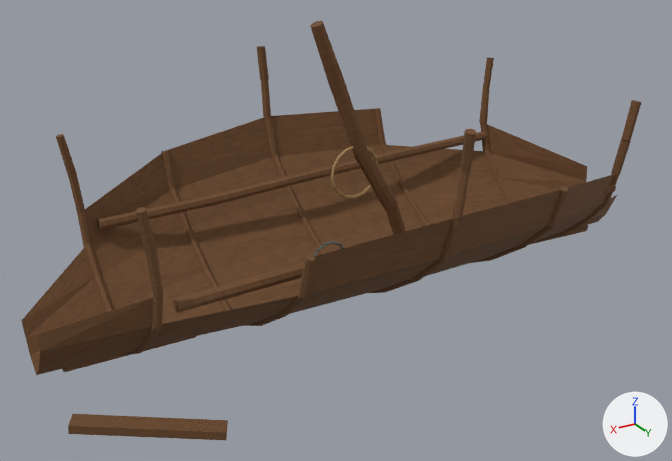
A saved change to the OBJ model Assets/ProjectOEN/ProductionArt/Meshes/environment_set_dressing/en-001_shipwreck_hull_chunk__large.obj.
Rendered twice from a 50 mm lens placed at (2.73, 4.42, 2.7), pointed at (0.11, 0.04, 0.51). The lights are fixed; the arrows at lower right show +X, +Y and +Z. The first picture is the older version. Where no turn or scale is listed for an object, it has been applied to the vertices. Vertices at exactly the same position are counted once.

Objects in the first picture: 'en-001_shipwreck_hull_chunk__large'.
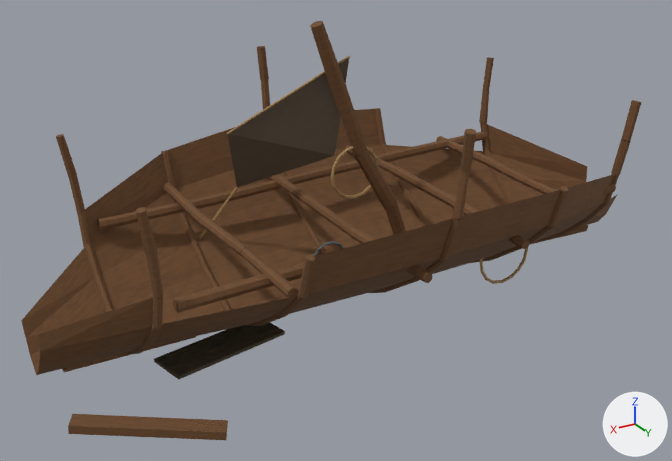
Where the change shows, as pixel boxes (x1, y1, x2, y2) in the pictures (672 x 461 px):
part 1 of me_en_001_shipwreck_hull_chunk__large, added
    after: (479, 248, 528, 284)
part 2 of me_en_001_shipwreck_hull_chunk__large, added
    after: (436, 136, 587, 212)
part 3 of me_en_001_shipwreck_hull_chunk__large, added
    after: (345, 145, 529, 249)
part 4 of me_en_001_shipwreck_hull_chunk__large, added
    after: (268, 174, 433, 283)
part 5 of me_en_001_shipwreck_hull_chunk__large, added
    after: (163, 183, 298, 300)
part 6 of me_en_001_shipwreck_hull_chunk__large, added (brown)
    after: (199, 56, 350, 239)
part 7 of me_en_001_shipwreck_hull_chunk__large, added
    after: (154, 323, 285, 379)

Edits to the bpy script that builds the scene:
```text
Add img_mud_albedo_png:
    img_mud_albedo_png = load_image('mud_albedo.png', '../../Materials/Textures/mud_albedo.png', 1024, 1024, 'sRGB')
Add img_cloth_albedo_png:
    img_cloth_albedo_png = load_image('cloth_albedo.png', '../../Materials/Textures/cloth_albedo.png', 1024, 1024, 'sRGB')
Add mat_mud:
    mat_mud = principled_material('Mud')
    mat_mud.texture = img_mud_albedo_png
    mat_mud.roughness = 0.89
Add mat_cloth:
    mat_cloth = principled_material('Cloth')
    mat_cloth.texture = img_cloth_albedo_png
    mat_cloth.roughness = 0.89
Change me_en_001_shipwreck_hull_chunk__large:
    used by ob_en_001_shipwreck_hull_chunk__large; location = (0.0, 0.0, 0.0)
    verts and faces of me_en_001_shipwreck_hull_chunk__large; kept vertices keep their numbers, new ones are numbered from 1236
    remove me_en_001_shipwreck_hull_chunk__large.from_pydata(...)  # 1236 vertices, 2492 faces; spans x -2.15..1.93, y -1.13..1.13, z 0.01..1.73
    add me_en_001_shipwreck_hull_chunk__large.from_pydata(...)  # 1559 vertices, 3096 faces; spans x -2.15..1.93, y -1.13..1.13, z 0.01..1.73
    me_en_001_shipwreck_hull_chunk__large part 1: the loose piece of 80 vertices spanning x -0.25..0.09, y -0.06..-0.04, z 0.65..0.99 is copied, and the copy is scaled about its middle by (1.12, 1, 1.12), then moved by (-0.7, 0.59, -0.48); it spans x -0.97..-0.59, y 0.53..0.55, z 0.15..0.53
    me_en_001_shipwreck_hull_chunk__large part 2: a new loose piece of 52 vertices spanning x -1.25..-1.17, y -0.72..0.72, z 0.59..0.68, in mat_wood (picture img_wood_albedo_png)
    me_en_001_shipwreck_hull_chunk__large part 3: a new loose piece of 52 vertices spanning x -0.6..-0.52, y -0.96..0.96, z 0.59..0.69, in mat_wood (picture img_wood_albedo_png)
    me_en_001_shipwreck_hull_chunk__large part 4: a new loose piece of 52 vertices spanning x 0.12..0.2, y -1.02..1.02, z 0.59..0.68, in mat_wood (picture img_wood_albedo_png)
    me_en_001_shipwreck_hull_chunk__large part 5: a new loose piece of 52 vertices spanning x 0.79..0.87, y -0.82..0.82, z 0.59..0.68, in mat_wood (picture img_wood_albedo_png)
    me_en_001_shipwreck_hull_chunk__large part 6: a new loose piece of 27 vertices spanning x -0.05..0.89, y -0.68..-0.06, z 0.12..1.53
    me_en_001_shipwreck_hull_chunk__large part 7
    add verts[1236] = (0.57, 0.25, 0.04)  # pixel (284, 334)
    add verts[1237] = (0.57, 0.25, 0.06)  # pixel (284, 331)
    add verts[1238] = (0.62, 0.01, 0.06)
    add for new, old in zip([1239, 1240, 1241], [1236, 1237, 1238]): verts[new] = verts[old] + (0.71, 0.14, 0.0)
    add verts[1242] = (1.33, 0.15, 0.04)  # pixel (154, 361)
    add verts[1243] = (0.62, 0.01, 0.05)
    add faces += [(1236, 1239, 1240), (1236, 1240, 1237), (1238, 1242, 1243), (1238, 1241, 1242), (1236, 1237, 1243), (1237, 1238, 1243)]  # mat_mud (picture img_mud_albedo_png)
    add faces += [(1239, 1242, 1241), (1239, 1241, 1240), (1237, 1240, 1241), (1237, 1241, 1238), (1239, 1243, 1242), (1236, 1243, 1239)]  # mat_mud (picture img_mud_albedo_png)
    add me_en_001_shipwreck_hull_chunk__large.materials.append(mat_cloth)  # picture img_cloth_albedo_png
    add me_en_001_shipwreck_hull_chunk__large.materials.append(mat_mud)  # picture img_mud_albedo_png
```
